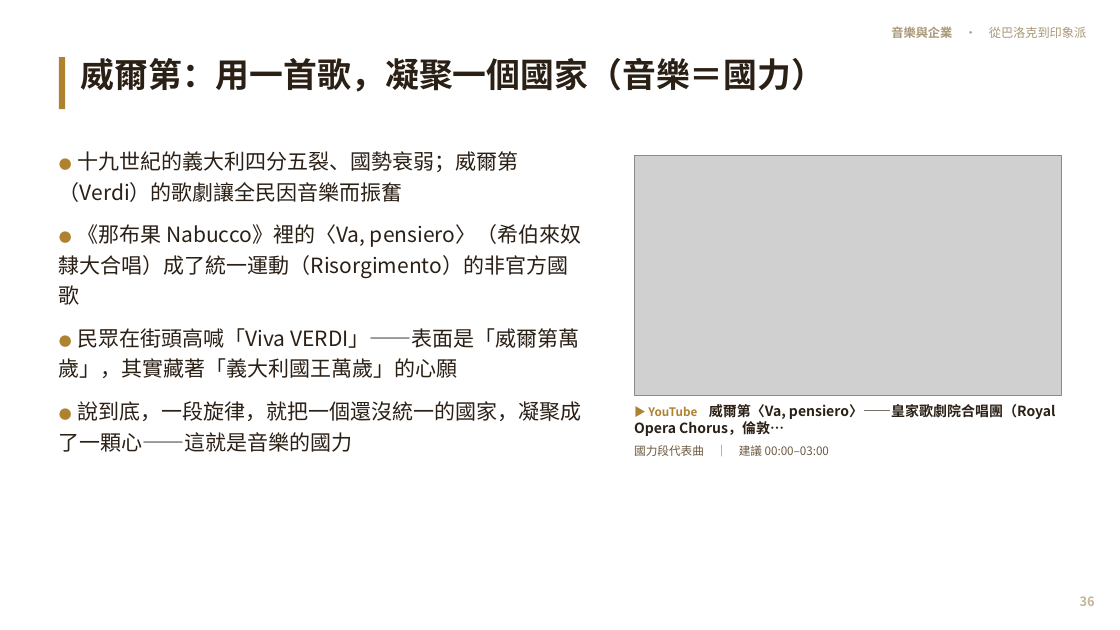
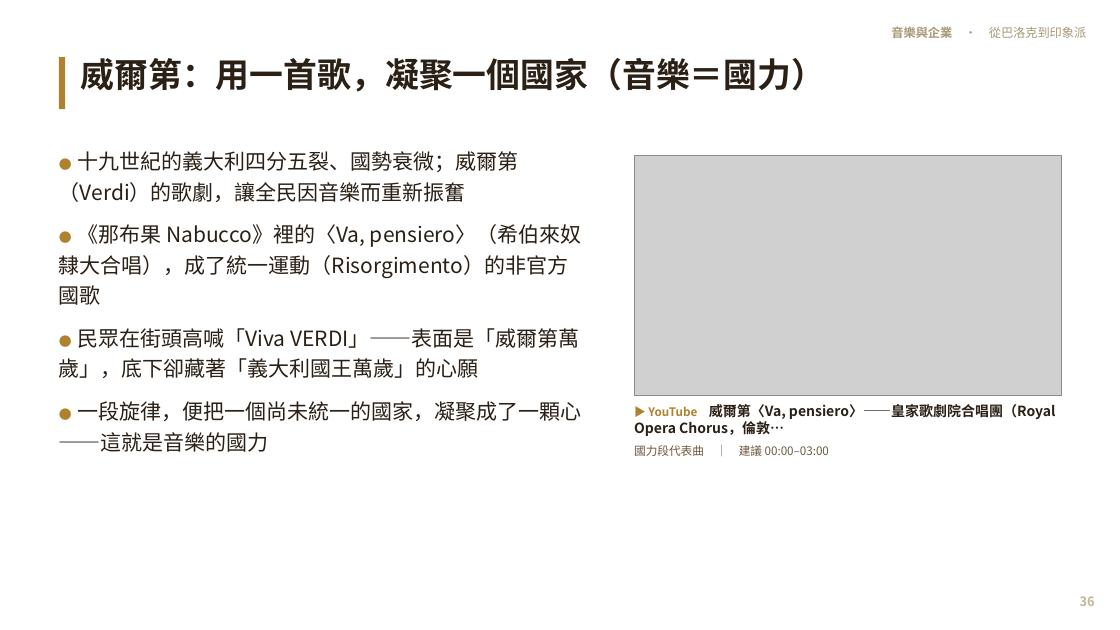
Before and after one commit to kblab2024/music-business-lecture, a slide deck: slide 36 of docs/downloads/音樂與企業-投影片.pptx. Drawn at 1120x630 pixels with LibreOffice and Linux fonts; fonts in the diff are those of the drawing; grey boxes stand for pictures. Boxes give left, top, right and bottom in pixels: in the first picture for what was removed or moved away, otherwise in the second. Text is boxed around its words. In the diff, an @@ line names an element or a change of style, - is before the commit and + after.

```diff
--- a/docs/downloads/音樂與企業-投影片.pptx
+++ b/docs/downloads/音樂與企業-投影片.pptx
@@ text at bbox=[59, 151, 581, 452]: text changed @@
-● 十九世紀的義大利四分五裂、國勢衰弱；威爾第（Verdi）的歌劇讓全民因音樂而振奮
-● 《那布果 Nabucco》裡的〈Va, pensiero〉（希伯來奴隸大合唱）成了統一運動（Risorgimento）的非官方國歌
-● 民眾在街頭高喊「Viva VERDI」——表面是「威爾第萬歲」，其實藏著「義大利國王萬歲」的心願
-● 說到底，一段旋律，就把一個還沒統一的國家，凝聚成了一顆心——這就是音樂的國力
+● 十九世紀的義大利四分五裂、國勢衰微；威爾第（Verdi）的歌劇，讓全民因音樂而重新振奮
+● 《那布果 Nabucco》裡的〈Va, pensiero〉（希伯來奴隸大合唱），成了統一運動（Risorgimento）的非官方國歌
+● 民眾在街頭高喊「Viva VERDI」——表面是「威爾第萬歲」，底下卻藏著「義大利國王萬歲」的心願
+● 一段旋律，便把一個尚未統一的國家，凝聚成了一顆心——這就是音樂的國力
```
Also in this commit, not shown: 55 other slides changed, 7 other files.
